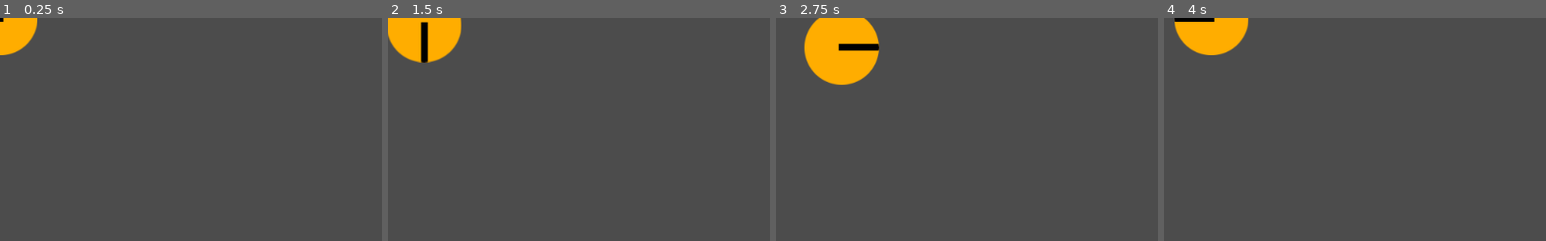
Above: before the commit, frames 1-4 (left to right).
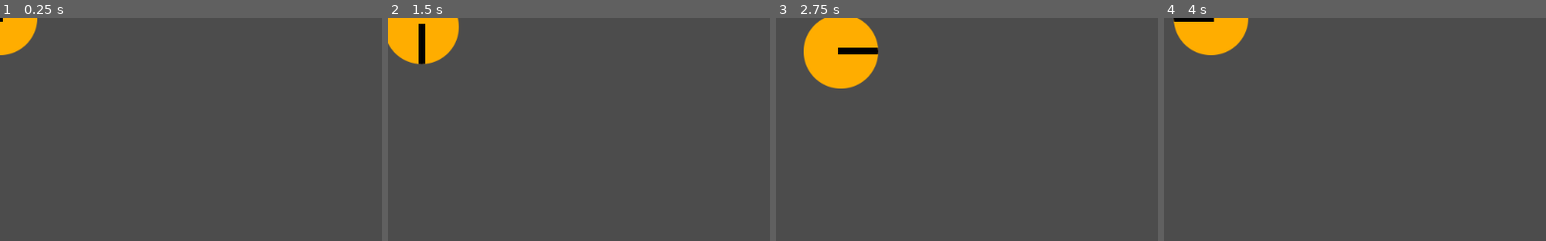
Above: after the commit, the same moments.

Repository: Charidan/Kleptochron
Game: Godot game, scene res://scenes/Character.tscn
Two runs of this game, one before a commit and one after it. Both use one fixed random seed, a clock stepped at 60 frames per second and the inputs below.
Inputs:
- Up to frame 1 (0.25 s): no input
- Up to frame 2 (1.5 s): tap Enter at 0.5 s; hold Right (ui_right) 0.53-1.28 s; hold Down (ui_down) from 1.28 s (still down)
- Up to frame 3 (2.75 s): release Down (ui_down) at 2.03 s; hold Right (ui_right) from 2.03 s (still down)
- Up to frame 4 (4 s): release Right (ui_right) at 2.78 s; hold Up (ui_up) 2.78-3.53 s; hold Left (ui_left) from 3.53 s (still down)
The pictures show only the part of the screen within x 0-50%, y 0-50%; the shares and areas given below are measured in that part.

The runs differ from the first frame. In frame 1, less than 0.1% of the frame differs, in the area x 0-10%, y 0-17%; in frame 2, 0.7%; in frame 3, 1.1%, in the area x 7-27%, y 0-32%; in frame 4, 0.1%.

Commit message:
Added Wall and a basic collision test scene. Currently the character can walk through the wall. Investigation must happen as to why.

Diff:
--- a/scenes/Character.tscn
+++ b/scenes/Character.tscn
@@ -8,27 +8,21 @@
 custom_solver_bias = 0.0
 radius = 58.7549
 
-[node name="Character" type="Area2D" index="0"]
+[node name="Character" type="KinematicBody2D"]
 
-position = Vector2( 0.788895, -2.52447 )
-input_pickable = true
-gravity_vec = Vector2( 0, 1 )
-gravity = 98.0
-linear_damp = 0.1
-angular_damp = 1.0
-audio_bus_override = false
-audio_bus_name = "Master"
+input_pickable = false
+collision_layer = 1
+collision_mask = 1
+collision/safe_margin = 0.08
 script = ExtResource( 1 )
 _sections_unfolded = [ "Transform" ]
 
 [node name="CollisionShape2D" type="CollisionShape2D" parent="." index="0"]
 
-position = Vector2( -0.594818, 2.69116 )
-scale = Vector2( 0.997134, 1 )
 shape = SubResource( 1 )
+_sections_unfolded = [ "Transform" ]
 
 [node name="sprite_character" type="Sprite" parent="." index="1"]
 
-position = Vector2( -0.243807, 2.62616 )
-scale = Vector2( 0.997134, 1 )
 texture = ExtResource( 2 )
+_sections_unfolded = [ "Transform" ]
--- /dev/null
+++ b/scenes/CollisionTest.tscn
@@ -0,0 +1,14 @@
+[gd_scene load_steps=3 format=2]
+
+[ext_resource path="res://scenes/Character.tscn" type="PackedScene" id=1]
+[ext_resource path="res://scenes/Wall.tscn" type="PackedScene" id=2]
+
+[node name="Node2D" type="Node2D" index="0"]
+
+[node name="Character" parent="." index="0" instance=ExtResource( 1 )]
+
+position = Vector2( 0.540375, 0.540359 )
+
+[node name="Wall" parent="." index="1" instance=ExtResource( 2 )]
+
+position = Vector2( 539.73, 337.283 )
--- /dev/null
+++ b/scenes/Wall.tscn
@@ -0,0 +1,28 @@
+[gd_scene load_steps=3 format=2]
+
+[ext_resource path="res://assets/sprite_wall.png" type="Texture" id=1]
+
+[sub_resource type="RectangleShape2D" id=1]
+
+custom_solver_bias = 0.0
+extents = Vector2( 9.99348, 9.92627 )
+
+[node name="Wall" type="KinematicBody2D" index="0"]
+
+input_pickable = false
+collision_layer = 1
+collision_mask = 1
+collision/safe_margin = 0.08
+_sections_unfolded = [ "Collision", "Material", "Pause", "Pickable", "Transform", "collision" ]
+
+[node name="CollisionShape2D" type="CollisionShape2D" parent="." index="0"]
+
+scale = Vector2( 5, 5 )
+shape = SubResource( 1 )
+_sections_unfolded = [ "Transform" ]
+
+[node name="spirte_wall" type="Sprite" parent="." index="1"]
+
+scale = Vector2( 1, 1 )
+texture = ExtResource( 1 )
+_sections_unfolded = [ "Animation", "Offset", "Region", "Transform" ]
--- a/scripts/Character.gd
+++ b/scripts/Character.gd
@@ -1,4 +1,4 @@
-extends Area2D
+extends KinematicBody2D
 signal hit
 
 #export (int)
